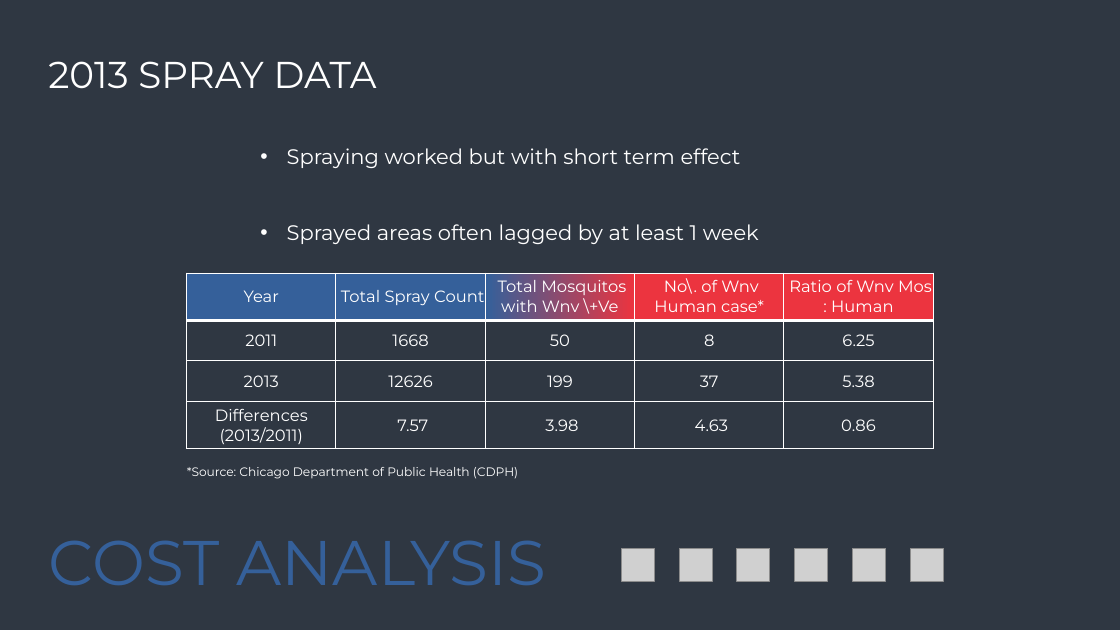
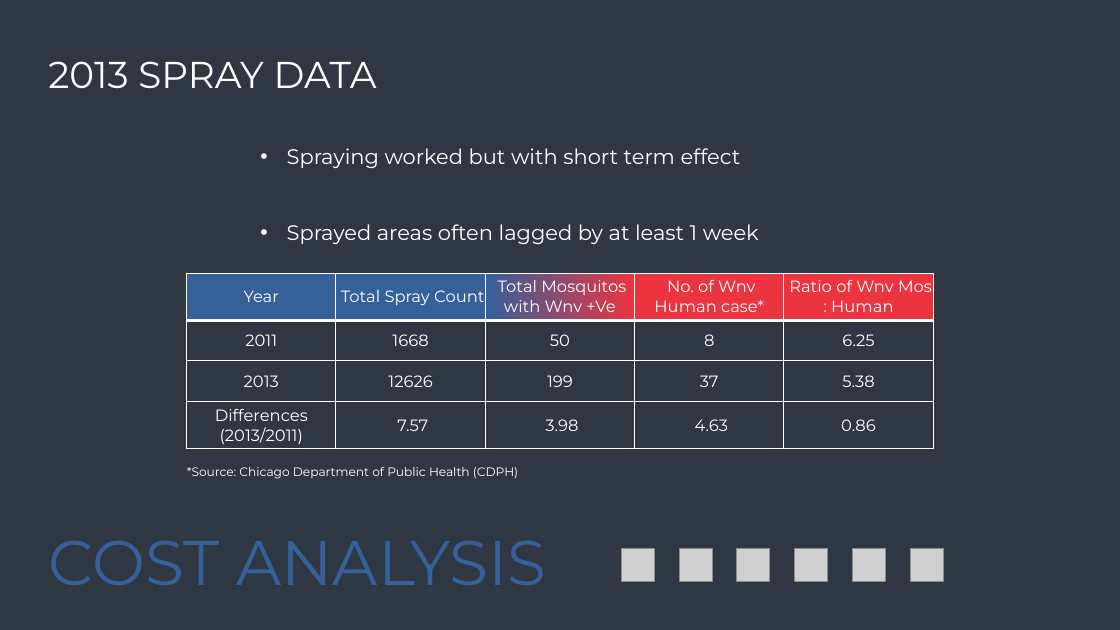
Before and after one commit to bluemelodybox/west-nile-virus-prediction, a slide deck: slide 27 of Grp Presentation.pptx. Drawn at 1120x630 pixels with LibreOffice and Linux fonts; fonts in the diff are those of the drawing; grey boxes stand for pictures. Boxes give left, top, right and bottom in pixels: in the first picture for what was removed or moved away, otherwise in the second. Text is boxed around its words. In the diff, an @@ line names an element or a change of style, - is before the commit and + after.

Commit message:
slides update

```diff
--- a/Grp Presentation.pptx
+++ b/Grp Presentation.pptx
@@ table at bbox=[187, 273, 934, 449] @@
-row 1, column 3: Total Mosquitos with Wnv \+Ve
+row 1, column 3: Total Mosquitos with Wnv +Ve
-row 1, column 4: No\. of Wnv Human case*
+row 1, column 4: No. of Wnv Human case*
```
Also in this commit, not shown: 8 other slides changed, 1 other file.
